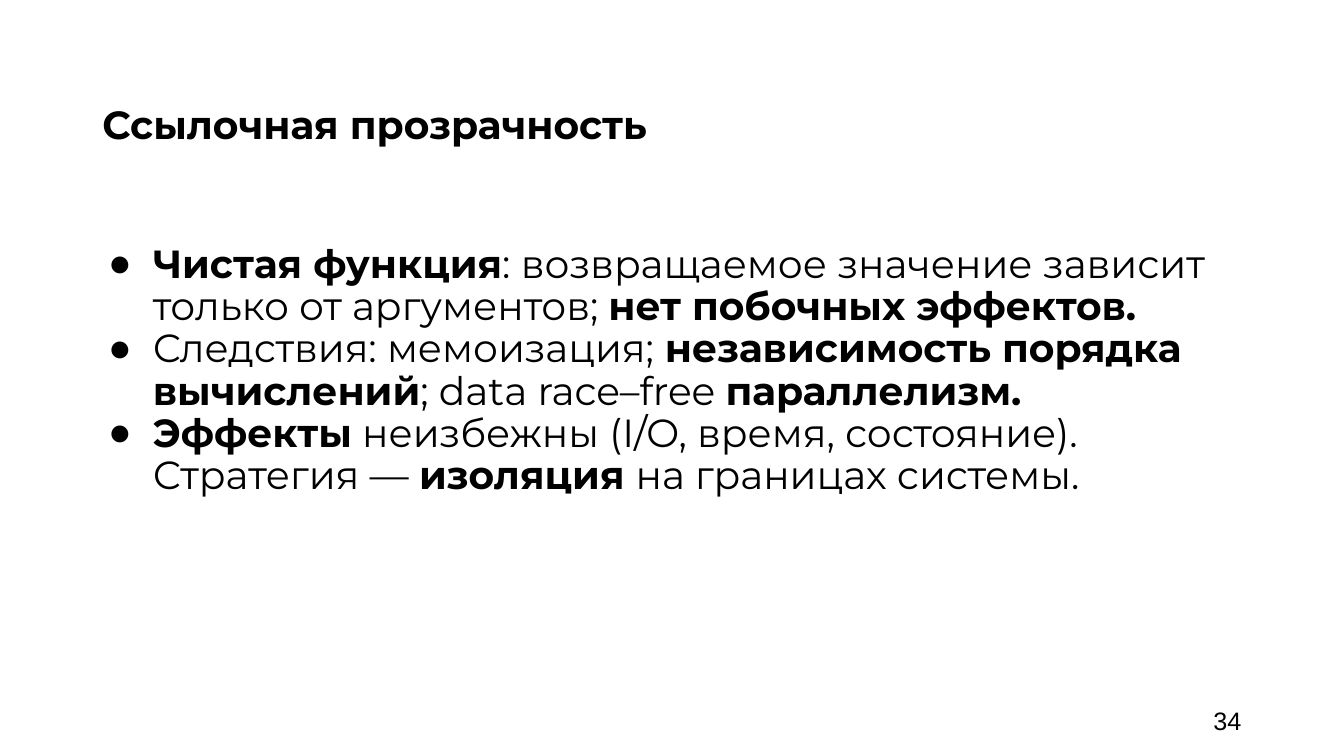
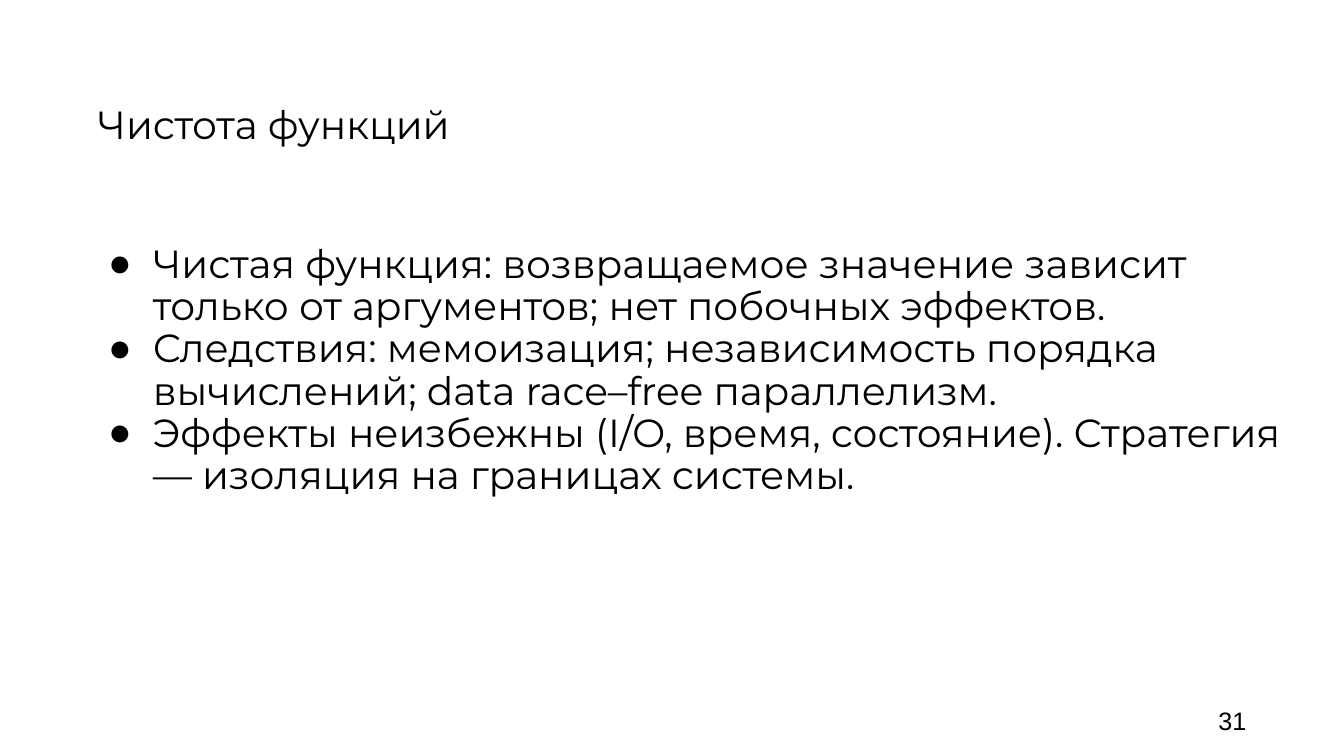
Before and after one commit to argent-smith/presentations, a slide deck: slide 31 of FP_Talk_2026/nastachku/presentation.pptx (slide 34 before the commit). Drawn at 1344x756 pixels with LibreOffice and Linux fonts; fonts in the diff are those of the drawing; background and template pictures are left out. Boxes give left, top, right and bottom in pixels: in the first picture for what was removed or moved away, otherwise in the second. Text is boxed around its words. In the diff, an @@ line names an element or a change of style, - is before the commit and + after.

```diff
--- a/FP_Talk_2026/nastachku/presentation.pptx
+++ b/FP_Talk_2026/nastachku/presentation.pptx
@@ text at <box>97,110,450,147</box>: text changed; bold off @@
-Ссылочная прозрачность
+Чистота функций
@@ text "Чистая функция: возвращаемое значение зависит ..." at <box>153,249,1281,497</box>: bold off in "Чистая функция: нет побочных эффектов.", "независимость порядка вычислений; параллелизм.", "Эффекты изоляция" @@
@@ page number removed at <box>1213,712,1241,731</box> @@
-34
@@ page number added at <box>1218,712,1246,731</box>, 18 pt, text #000000 @@
+31
```
Also in this commit, not shown: 16 other slides changed, 42 slides added, 34 slides removed, 13 other files.
